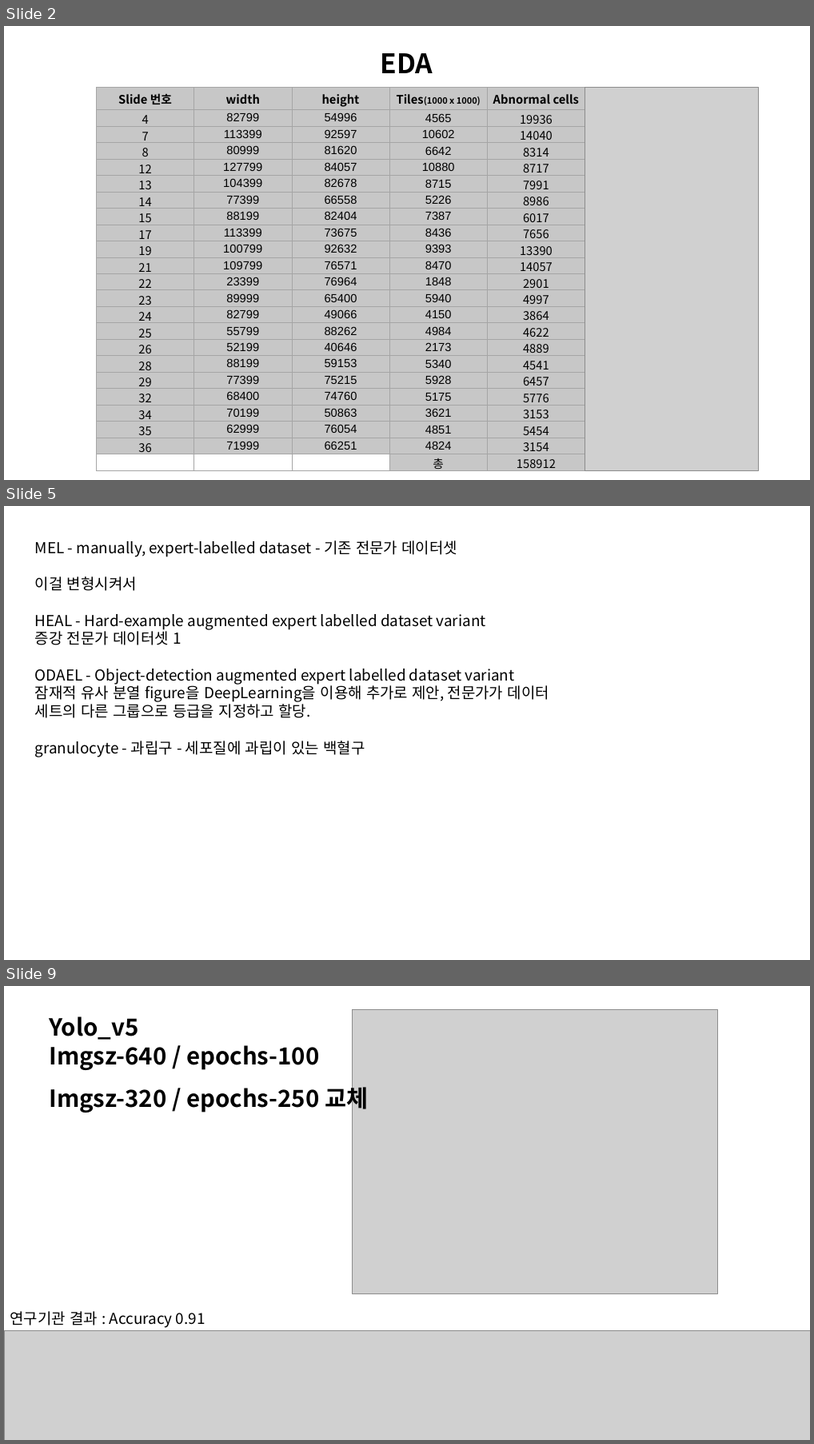
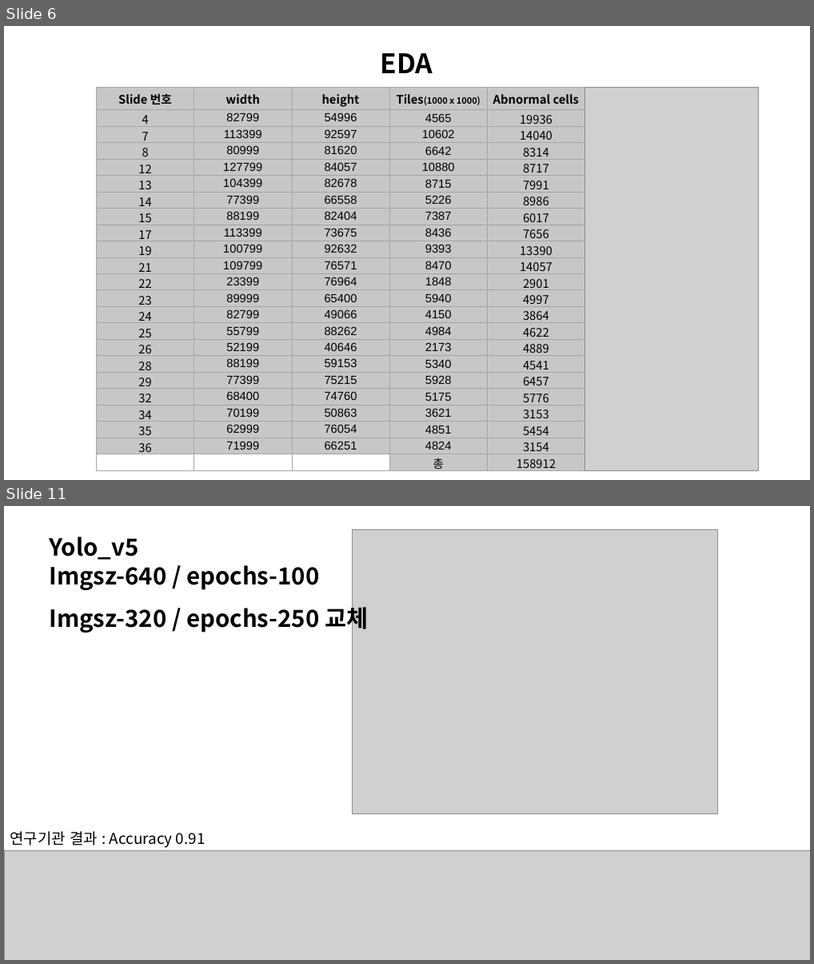
Before and after one commit to hslee4716/CCMCT, a slide deck: 발표자료/CCMCT_중간발표.pptx. Shown one above the other, each under a label of ours: slides 2, 5 and 9 before the commit, slides 6 and 11 after it; the slides between them are not shown. The pictures are 814x1444 and 814x964 pixels, drawn with LibreOffice and Linux fonts; fonts in the diff are those of the drawing; grey boxes stand for pictures. Boxes give left, top, right and bottom in pixels: in the first picture for what was removed or moved away, otherwise in the second. Text is boxed around its words. In the diff, an @@ line names an element or a change of style, - is before the commit and + after.

```diff
--- a/발표자료/CCMCT_중간발표.pptx
+++ b/발표자료/CCMCT_중간발표.pptx
@@ slide 5 removed at box(4, 506, 810, 960), background #FFFFFF @@
@@ text removed at box(35, 540, 550, 757) @@
-MEL - manually, expert-labelled dataset - 기존 전문가 데이터셋
-이걸 변형시켜서
-HEAL - Hard-example augmented expert labelled dataset variant
-증강 전문가 데이터셋 1
-ODAEL - Object-detection augmented expert labelled dataset variant
-잠재적 유사 분열 figure을 DeepLearning을 이용해 추가로 제안, 전문가가 데이터 세트의 다른 그룹으로 등급을 지정하고 할당.
-granulocyte - 과립구 - 세포질에 과립이 있는 백혈구
@@ what was slide 2 is now slide 6 @@
@@ what was slide 9 is now slide 11 @@
```
Also in this commit, not shown: 5 slides changed, 4 slides added, 1 other slide removed, 20 other files.
